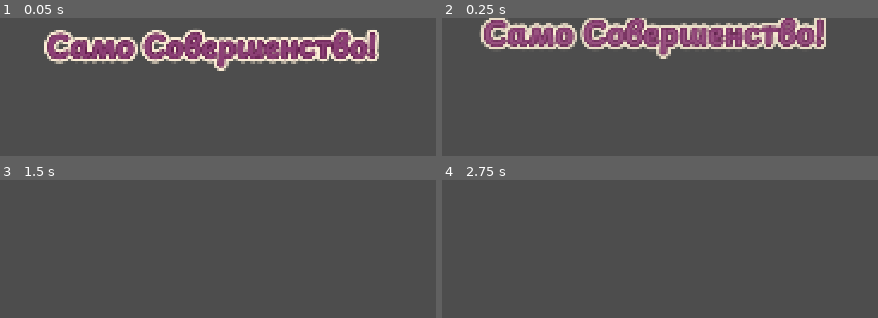
Above: before the commit, frames 1-4 (two rows, left to right).
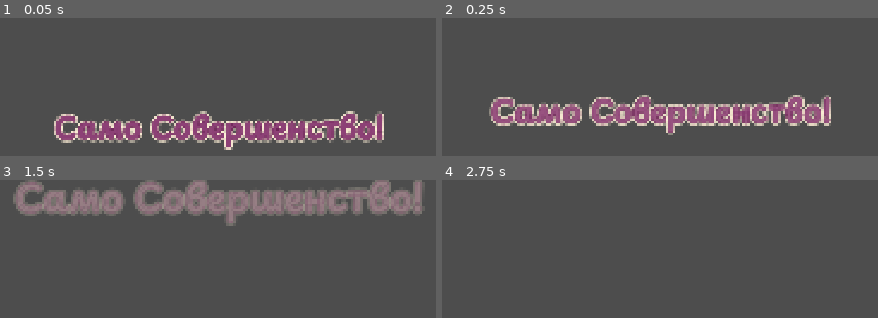
Above: after the commit, the same moments.

Repository: justkuzan/SuikaGame
Game: Godot game, scene res://Core/Combo/ComboPopUp/ComboPopUp.tscn
Two runs of this game, one before a commit and one after it. Both use one fixed random seed, a clock stepped at 60 frames per second and the inputs below. This scene is started directly instead of the project's main scene.
Inputs (mouse positions are in pixels of both pictures, inside the frame that each line leads up to):
- Up to frame 1 (0.05 s): no input
- Up to frame 2 (0.25 s): no input
- Up to frame 3 (1.5 s): move the mouse to (outside the picture) at 0.52 s; press the mouse at (outside the picture) at 0.53 s; move the mouse to (outside the picture) at 1.27 s; release the mouse at (outside the picture) at 1.28 s; click (outside the picture) at 1.35 s
- Up to frame 4 (2.75 s): move the mouse to (outside the picture) at 2.02 s; press the mouse at (outside the picture) at 2.03 s

The runs differ from the first frame. In frame 1, 26% of the frame differs, in the area x 10-89%, y 7-96%; in frame 2, 27%, in the area x 8-90%, y 0-85%; in frame 3, 16%; in frame 4, nothing differs.

Commit message:
Completed Combo System feature

Diff:
--- a/Core/Combo/ComboManager/ComboManager.gd
+++ b/Core/Combo/ComboManager/ComboManager.gd
@@ -4,6 +4,7 @@
 @export var combo_popup_scene: PackedScene
 @export var combo_phrases: Array[String] = []
 @onready var combo_timer: Timer = $ComboTimer
+@onready var pop_up_container: Node2D = %PopUpContainer
 
 var combo_counter: int = 0
 var combo_multiplier: int = 1
@@ -32,7 +33,20 @@
 		combo_multiplier = (combo_counter / 2) * 2
 
 
+func spawn_combo_popup_scene() -> void:
+	var popup = combo_popup_scene.instantiate()
+	pop_up_container.add_child(popup)
+	#popup.global_position = screen_center
+
+	var phrase_index = clampi(combo_counter - 2, 0, combo_phrases.size() - 1)
+	var selected_text = combo_phrases[phrase_index]
+	popup.setup(selected_text)
+
+
 func _on_combo_timer_timeout() -> void:
+	if combo_counter >= 2:
+		spawn_combo_popup_scene()
+
 	combo_counter = 0
 	combo_multiplier = 1
 	SignalBus.combo_updated.emit(combo_counter, combo_multiplier)
--- a/Core/Combo/ComboPopUp/ComboPopUp.gd
+++ b/Core/Combo/ComboPopUp/ComboPopUp.gd
@@ -1,4 +1,4 @@
-extends Node2D
+extends CanvasLayer
 class_name ComboPopUp
 
 @onready var combo_pop_up_label: Label = $"ComboPopUp-Label"
@@ -9,7 +9,7 @@
 	combo_pop_up_label.scale = Vector2(0.75, 0.75)
 
 	var tween = get_tree().create_tween()
-	var target_pos = combo_pop_up_label.position + Vector2(0, -200)
+	var target_pos = combo_pop_up_label.position + Vector2(0, -250)
 
 	tween.set_parallel(true)
 	tween.tween_property(combo_pop_up_label, "position", target_pos, 2.0).set_trans(Tween.TRANS_SINE).set_ease(Tween.EASE_OUT)
@@ -20,3 +20,7 @@
 	#tween.tween_property(combo_pop_up_margin, "scale", Vector2(1.0, 1.0), 2.0)
 
 	tween.finished.connect(queue_free)
+
+
+func setup(combo_string: String):
+	combo_pop_up_label.text = combo_string
--- a/Core/Combo/ComboPopUp/ComboPopUp.tscn
+++ b/Core/Combo/ComboPopUp/ComboPopUp.tscn
@@ -3,21 +3,17 @@
 [ext_resource type="Script" uid="uid://do0hru87van1x" path="res://Core/Combo/ComboPopUp/ComboPopUp.gd" id="1_wmctw"]
 [ext_resource type="LabelSettings" uid="uid://o6wl2qstblqh" path="res://Resources/Fonts/Playpens-96-Purple-WhiteShadow.tres" id="3_vm44t"]
 
-[node name="ComboPopUp" type="Node2D" unique_id=1265344167]
+[node name="ComboPopUp" type="CanvasLayer" unique_id=683500352]
 script = ExtResource("1_wmctw")
 
 [node name="ComboPopUp-Label" type="Label" parent="." unique_id=212244853]
-anchors_preset = 8
-anchor_left = 0.5
-anchor_top = 0.5
-anchor_right = 0.5
-anchor_bottom = 0.5
-offset_right = 1046.0
-offset_bottom = 146.0
+anchors_preset = 10
+anchor_right = 1.0
+offset_top = 197.0
+offset_bottom = 343.0
 grow_horizontal = 2
-grow_vertical = 2
 pivot_offset_ratio = Vector2(0.5, 0.5)
-size_flags_horizontal = 4
+size_flags_horizontal = 3
 text = "Само Совершенство!"
 label_settings = ExtResource("3_vm44t")
 horizontal_alignment = 1
--- a/Resources/Fonts/Playpens-96-Purple-WhiteShadow.tres
+++ b/Resources/Fonts/Playpens-96-Purple-WhiteShadow.tres
@@ -6,8 +6,8 @@
 font = ExtResource("1_kqad1")
 font_size = 96
 font_color = Color(0.54296875, 0.23754883, 0.4548668, 1)
-outline_size = 15
+outline_size = 8
 outline_color = Color(0.3671875, 0.09036255, 0.28631717, 1)
-shadow_size = 52
+shadow_size = 29
 shadow_color = Color(1, 0.94509804, 0.84705883, 1)
 shadow_offset = Vector2(0, 0)
--- a/UI/InGameUI.tscn
+++ b/UI/InGameUI.tscn
@@ -18,7 +18,7 @@
 
 [sub_resource type="LabelSettings" id="LabelSettings_fuss0"]
 font = ExtResource("2_dt12d")
-font_size = 40
+font_size = 48
 font_color = Color(0.67058825, 0.28235295, 0.5058824, 1)
 outline_color = Color(0.4117647, 0.3254902, 0.28627452, 1)
 shadow_size = 20
@@ -27,7 +27,7 @@
 
 [sub_resource type="LabelSettings" id="LabelSettings_lxbqx"]
 font = ExtResource("2_dt12d")
-font_size = 82
+font_size = 88
 font_color = Color(0.67058825, 0.28235295, 0.5058824, 1)
 shadow_size = 30
 shadow_color = Color(1, 0.94509804, 0.84705883, 1)
@@ -44,6 +44,54 @@
 grow_horizontal = 2
 grow_vertical = 2
 mouse_filter = 2
+
+[node name="ComboPopUp-Control" type="Control" parent="InGameUI" unique_id=573172312]
+unique_name_in_owner = true
+layout_mode = 1
+anchors_preset = 8
+anchor_left = 0.5
+anchor_top = 0.5
+anchor_right = 0.5
+anchor_bottom = 0.5
+offset_left = -45.0
+offset_top = -804.0
+offset_right = -45.0
+offset_bottom = -804.0
+grow_horizontal = 2
+grow_vertical = 2
+pivot_offset = Vector2(54.48, 67.87)
+size_flags_horizontal = 4
+size_flags_vertical = 4
+
+[node name="ComboPopUp-HBox" type="HBoxContainer" parent="InGameUI/ComboPopUp-Control" unique_id=637216427]
+layout_mode = 0
+offset_right = 85.0
+offset_bottom = 124.0
+size_flags_vertical = 8
+theme_override_constants/separation = 12
+
+[node name="xLabel-VBox" type="VBoxContainer" parent="InGameUI/ComboPopUp-Control/ComboPopUp-HBox" unique_id=1964431708]
+layout_mode = 2
+size_flags_horizontal = 0
+size_flags_vertical = 0
+
+[node name="negative-Margin" type="MarginContainer" parent="InGameUI/ComboPopUp-Control/ComboPopUp-HBox/xLabel-VBox" unique_id=943443096]
+layout_mode = 2
+theme_override_constants/margin_top = 43
+
+[node name="x-Label" type="Label" parent="InGameUI/ComboPopUp-Control/ComboPopUp-HBox/xLabel-VBox" unique_id=1642602147]
+layout_mode = 2
+size_flags_horizontal = 0
+size_flags_vertical = 8
+text = "x"
+label_settings = SubResource("LabelSettings_fuss0")
+
+[node name="ComboCounter-Label" type="Label" parent="InGameUI/ComboPopUp-Control/ComboPopUp-HBox" unique_id=774170373]
+unique_name_in_owner = true
+layout_mode = 2
+size_flags_vertical = 0
+text = "8"
+label_settings = SubResource("LabelSettings_lxbqx")
 
 [node name="General-Margin" type="MarginContainer" parent="InGameUI" unique_id=1401164672]
 layout_mode = 1
@@ -59,42 +107,6 @@
 theme_override_constants/margin_right = 16
 theme_override_constants/margin_bottom = 20
 
-[node name="ComboPopUp-Margin" type="MarginContainer" parent="InGameUI/General-Margin" unique_id=674316347]
-unique_name_in_owner = true
-visible = false
-layout_mode = 2
-size_flags_horizontal = 4
-size_flags_vertical = 8
-theme_override_constants/margin_bottom = 30
-
-[node name="ComboPopUp-HBox" type="HBoxContainer" parent="InGameUI/General-Margin/ComboPopUp-Margin" unique_id=637216427]
-layout_mode = 2
-size_flags_vertical = 8
-theme_override_constants/separation = 12
-
-[node name="xLabel-VBox" type="VBoxContainer" parent="InGameUI/General-Margin/ComboPopUp-Margin/ComboPopUp-HBox" unique_id=1964431708]
-layout_mode = 2
-size_flags_horizontal = 0
-size_flags_vertical = 0
-
-[node name="negative-Margin" type="MarginContainer" parent="InGameUI/General-Margin/ComboPopUp-Margin/ComboPopUp-HBox/xLabel-VBox" unique_id=943443096]
-layout_mode = 2
-theme_override_constants/margin_top = 45
-
-[node name="x-Label" type="Label" parent="InGameUI/General-Margin/ComboPopUp-Margin/ComboPopUp-HBox/xLabel-VBox" unique_id=1642602147]
-layout_mode = 2
-size_flags_horizontal = 0
-size_flags_vertical = 8
-text = "x"
-label_settings = SubResource("LabelSettings_fuss0")
-
-[node name="ComboCounter-Label" type="Label" parent="InGameUI/General-Margin/ComboPopUp-Margin/ComboPopUp-HBox" unique_id=774170373]
-unique_name_in_owner = true
-layout_mode = 2
-size_flags_vertical = 0
-text = "8"
-label_settings = SubResource("LabelSettings_lxbqx")
-
 [node name="LeftButtons-Margin" type="MarginContainer" parent="InGameUI/General-Margin" unique_id=1968271622]
 layout_mode = 2
 size_flags_horizontal = 0
--- a/UI/InGameUi.gd
+++ b/UI/InGameUi.gd
@@ -6,7 +6,7 @@
 @onready var counter_label: Label = %"Counter-Label"
 @onready var coins_label: Label = %"Coins-Label"
 @onready var combo_counter_label: Label = %"ComboCounter-Label"
-@onready var combo_pop_up_margin: MarginContainer = %"ComboPopUp-Margin"
+@onready var combo_pop_up_control: Control = %"ComboPopUp-Control"
 
 
 func _ready() -> void:
@@ -16,6 +16,8 @@
 
 	counter_label.text = str(GameManager.total_score)
 	coins_label.text = str(GameManager.total_coins)
+
+	combo_pop_up_control.scale = Vector2.ZERO
 
 
 func update_score_label(current_value: int):
@@ -41,15 +43,28 @@
 
 
 func on_combo_updated(combo_count: int, _combo_multiplier: int) -> void:
-	if combo_count > 1:
-		combo_pop_up_margin.show()
+	if combo_count == 2:
 		combo_counter_label.text = str(combo_count)
-		pulse_tween(combo_pop_up_margin)
-	else:
-		combo_pop_up_margin.hide()
+		appearance_tween(combo_pop_up_control)
+	elif combo_count > 2:
+		combo_counter_label.text = str(combo_count)
+		pulse_tween(combo_pop_up_control)
+	elif combo_count == 0:
+		disappearance_tween(combo_pop_up_control)
 
 
 func pulse_tween(label: Node) -> void:
 	var tween = create_tween()
 	tween.tween_property(label, "scale", Vector2(1.4, 1.4), animation_duration)
 	tween.tween_property(label, "scale", Vector2.ONE, animation_duration)
+
+
+func appearance_tween(label: Node) -> void:
+	label.scale = Vector2.ZERO
+	var tween = create_tween()
+	tween.tween_property(label, "scale", Vector2.ONE, 0.5).set_trans(Tween.TRANS_BACK)
+
+
+func disappearance_tween(label: Node) -> void:
+	var tween = create_tween()
+	tween.tween_property(label, "scale", Vector2.ZERO, 0.5).set_trans(Tween.TRANS_BACK)
